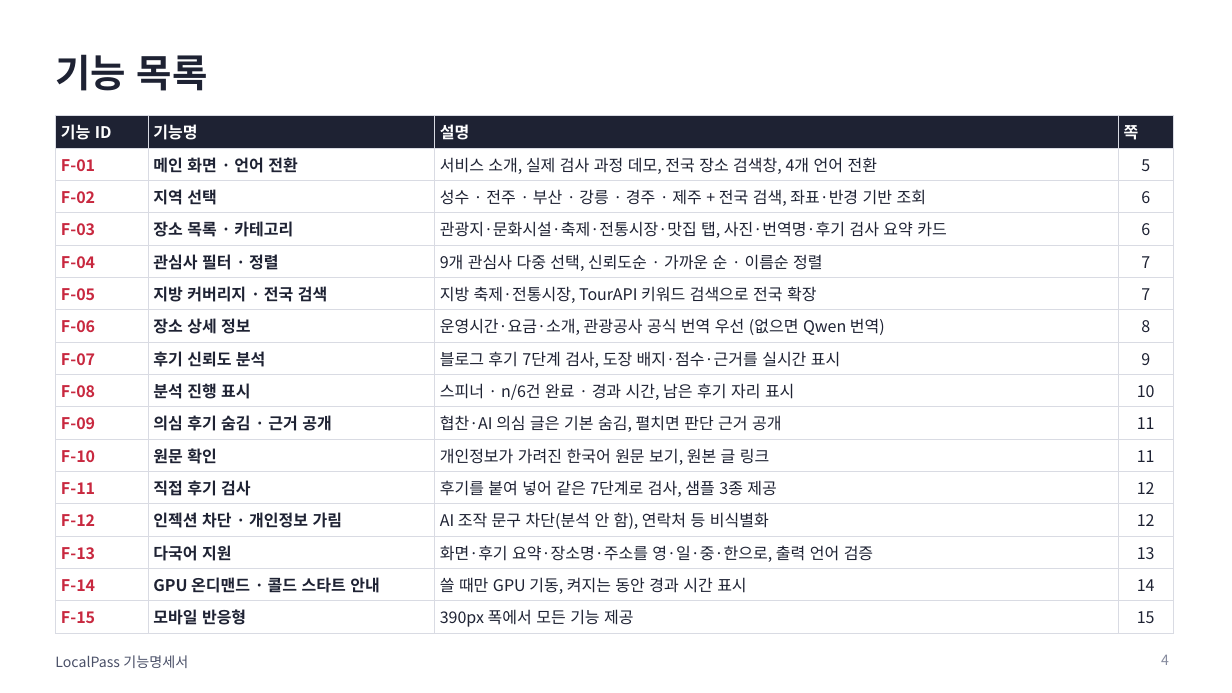
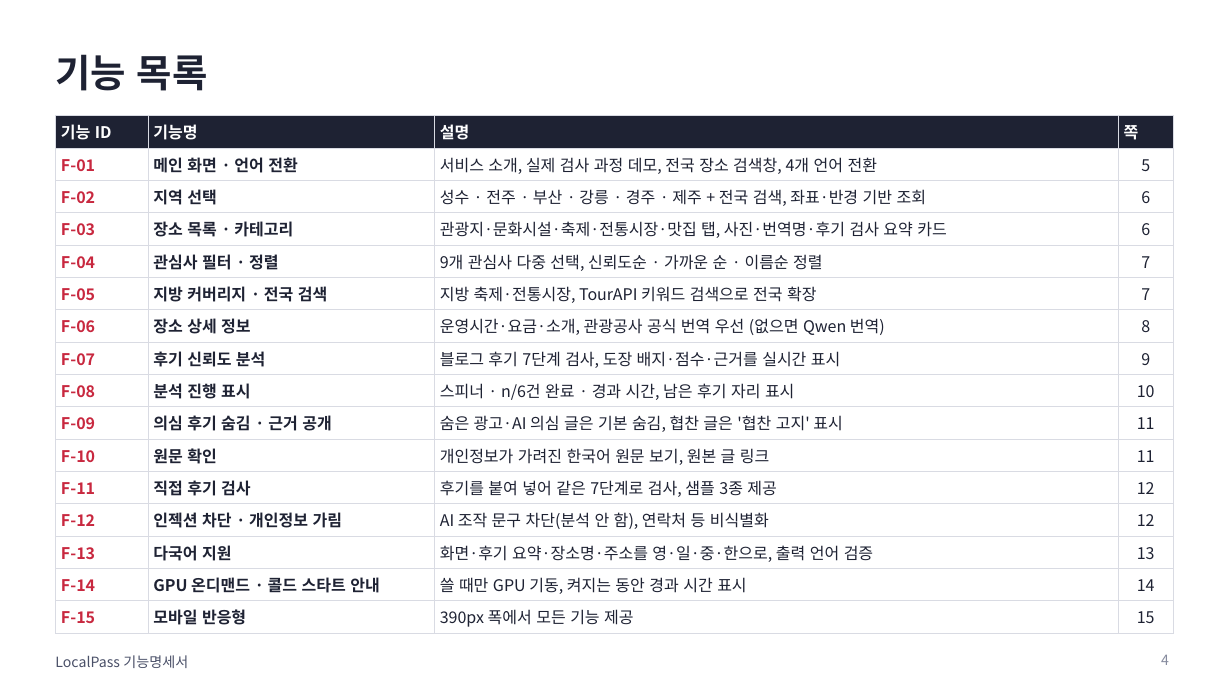
Before and after one commit to 55wind/localpass, a slide deck: slide 4 of docs/LocalPass_기능명세서.pptx. Drawn at 1232x693 pixels with LibreOffice and Linux fonts; fonts in the diff are those of the drawing. Boxes give left, top, right and bottom in pixels: in the first picture for what was removed or moved away, otherwise in the second. Text is boxed around its words. In the diff, an @@ line names an element or a change of style, - is before the commit and + after.

```diff
--- a/docs/LocalPass_기능명세서.pptx
+++ b/docs/LocalPass_기능명세서.pptx
@@ table at [55, 116, 1174, 631] @@
-row 10, column 3: 협찬·AI 의심 글은 기본 숨김, 펼치면 판단 근거 공개
+row 10, column 3: 숨은 광고·AI 의심 글은 기본 숨김, 협찬 글은 '협찬 고지' 표시
```
Also in this commit, not shown: 9 other slides changed, 5 other files.
